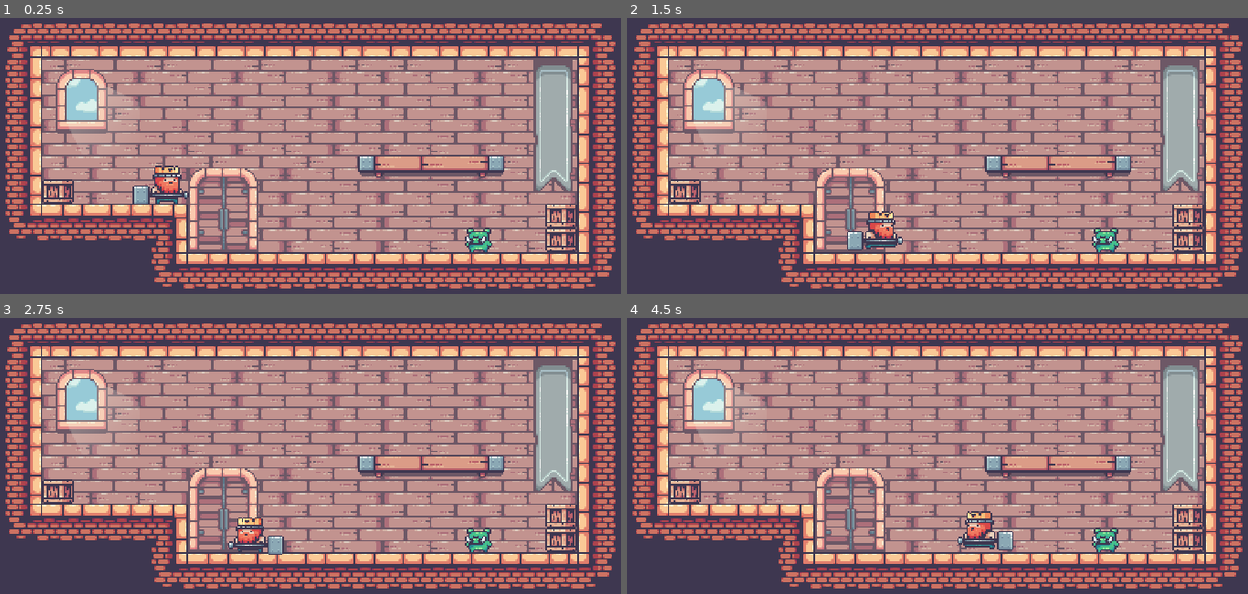
Above: before the commit, frames 1-4 (two rows, left to right).
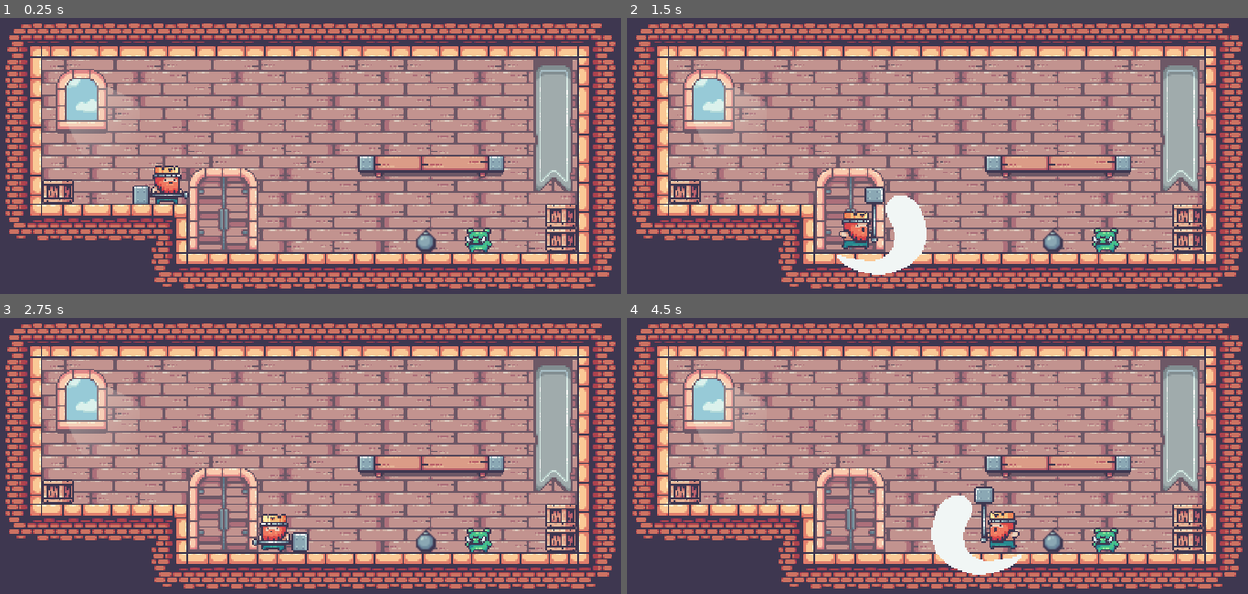
Above: after the commit, the same moments.

Repository: gracelungu/PlatformerGodot2D
Game: Godot game, scene res://Scenes/World.tscn
Same seed, same stepped clock (60 frames per second), same inputs: the game is played once before the commit and once after it.
Inputs:
- Up to frame 1 (0.25 s): no input
- Up to frame 2 (1.5 s): tap Enter at 0.5 s; hold D (move_right) from 0.53 s (still down); tap Q (attack) at 0.6, 1.35 s; tap W (jump) at 0.77 s
- Up to frame 3 (2.75 s): tap W (jump) at 1.52 s; release D (move_right) at 2.03 s; hold A (move_left) from 2.03 s (still down); tap Q (attack) at 2.1 s
- Up to frame 4 (4.5 s): release A (move_left) at 2.78 s; hold D (move_right) 2.78-4.28 s; tap Q (attack) at 2.85, 3.6, 4.35 s; tap W (jump) at 3.02, 3.77 s; hold A (move_left) from 4.28 s (still down)

The runs differ from the first frame. In frame 1, 0.2% of the frame differs, in the area x 66-71%, y 76-85%; in frame 2, 3.1%, in the area x 33-71%, y 61-94%; in frame 3, 1.5%; in frame 4, 3.1%.

Commit message:
add bomb

Diff:
--- /dev/null
+++ b/Scenes/Bomb.tscn
@@ -0,0 +1,53 @@
+[gd_scene load_steps=12 format=2]
+
+[ext_resource path="res://Assets/Bomb/Boom/tile004.png" type="Texture" id=1]
+[ext_resource path="res://Assets/Bomb/Boom/tile005.png" type="Texture" id=2]
+[ext_resource path="res://Assets/Bomb/Bomb Off.png" type="Texture" id=3]
+[ext_resource path="res://Assets/Bomb/Boom/tile000.png" type="Texture" id=4]
+[ext_resource path="res://Assets/Bomb/Boom/tile001.png" type="Texture" id=5]
+[ext_resource path="res://Assets/Bomb/Boom/tile003.png" type="Texture" id=6]
+[ext_resource path="res://Assets/Bomb/Boom/tile002.png" type="Texture" id=7]
+[ext_resource path="res://src/Bomb.gd" type="Script" id=8]
+
+[sub_resource type="SpriteFrames" id=2]
+animations = [ {
+"frames": [ ExtResource( 4 ), ExtResource( 5 ), ExtResource( 7 ), ExtResource( 6 ), ExtResource( 1 ), ExtResource( 2 ) ],
+"loop": false,
+"name": "Explosion",
+"speed": 10.0
+}, {
+"frames": [ ExtResource( 3 ) ],
+"loop": false,
+"name": "Idle",
+"speed": 1.0
+} ]
+
+[sub_resource type="CircleShape2D" id=1]
+radius = 5.0
+
+[sub_resource type="CircleShape2D" id=3]
+radius = 6.0
+
+[node name="Bomb" type="KinematicBody2D"]
+script = ExtResource( 8 )
+
+[node name="Timer" type="Timer" parent="."]
+
+[node name="AnimatedSprite" type="AnimatedSprite" parent="."]
+position = Vector2( 0, -28 )
+frames = SubResource( 2 )
+animation = "Idle"
+playing = true
+
+[node name="CollisionShape2D" type="CollisionShape2D" parent="."]
+position = Vector2( 1, -23 )
+shape = SubResource( 1 )
+
+[node name="Area2D" type="Area2D" parent="."]
+
+[node name="CollisionShape2D" type="CollisionShape2D" parent="Area2D"]
+modulate = Color( 0.556863, 0.14902, 0.14902, 1 )
+position = Vector2( 1, -23 )
+shape = SubResource( 3 )
+[connection signal="timeout" from="Timer" to="." method="_on_Timer_timeout"]
+[connection signal="body_entered" from="Area2D" to="." method="_on_bomb_entered"]
--- a/Scenes/Pig.tscn
+++ b/Scenes/Pig.tscn
@@ -35,30 +35,30 @@
 "name": "Run",
 "speed": 12.0
 }, {
-"frames": [ ExtResource( 25 ), ExtResource( 15 ), ExtResource( 4 ), ExtResource( 5 ), ExtResource( 3 ), ExtResource( 7 ), ExtResource( 1 ), ExtResource( 24 ), ExtResource( 14 ), ExtResource( 6 ), ExtResource( 8 ) ],
-"loop": true,
-"name": "Idle",
-"speed": 10.0
+"frames": [ ExtResource( 17 ), ExtResource( 20 ), ExtResource( 12 ), ExtResource( 26 ), ExtResource( 16 ) ],
+"loop": false,
+"name": "Attack",
+"speed": 12.0
 }, {
 "frames": [ ExtResource( 13 ), ExtResource( 9 ), ExtResource( 18 ), ExtResource( 19 ) ],
 "loop": true,
 "name": "Dead",
 "speed": 4.0
 }, {
-"frames": [ ExtResource( 17 ), ExtResource( 20 ), ExtResource( 12 ), ExtResource( 26 ), ExtResource( 16 ) ],
+"frames": [ ExtResource( 25 ), ExtResource( 15 ), ExtResource( 4 ), ExtResource( 5 ), ExtResource( 3 ), ExtResource( 7 ), ExtResource( 1 ), ExtResource( 24 ), ExtResource( 14 ), ExtResource( 6 ), ExtResource( 8 ) ],
 "loop": true,
-"name": "Attack",
-"speed": 12.0
+"name": "Idle",
+"speed": 10.0
 } ]
 
 [sub_resource type="RectangleShape2D" id=2]
-extents = Vector2( 7, 7 )
+extents = Vector2( 11, 7 )
 
 [sub_resource type="CircleShape2D" id=3]
 radius = 49.0102
 
 [sub_resource type="RectangleShape2D" id=4]
-extents = Vector2( 9, 6 )
+extents = Vector2( 12, 6 )
 
 [sub_resource type="RectangleShape2D" id=5]
 extents = Vector2( 6, 3 )
@@ -76,7 +76,7 @@
 
 [node name="CollisionShape2D" type="CollisionShape2D" parent="."]
 modulate = Color( 0.572549, 0.160784, 0.160784, 1 )
-position = Vector2( 4, -7 )
+position = Vector2( 0, -7 )
 shape = SubResource( 2 )
 
 [node name="PlayerDetector" type="Area2D" parent="."]
@@ -92,7 +92,7 @@
 collision_layer = 0
 
 [node name="CollisionShape2D" type="CollisionShape2D" parent="PlayerHitDetector"]
-position = Vector2( 2, -7 )
+position = Vector2( -2, -7 )
 shape = SubResource( 4 )
 
 [node name="PlayerTopHitDetector" type="Area2D" parent="."]
--- a/Scenes/World.tscn
+++ b/Scenes/World.tscn
@@ -7,6 +7,7 @@
 [ext_resource path="res://Assets/Stuffs/Idle.png" type="Texture" id=5]
 [ext_resource path="res://Scenes/Player.tscn" type="PackedScene" id=6]
 [ext_resource path="res://src/Global.gd" type="Script" id=7]
+[ext_resource path="res://Scenes/Bomb.tscn" type="PackedScene" id=8]
 
 [sub_resource type="TileSet" id=1]
 0/name = "Terrain (32x32).png 0"
@@ -414,4 +415,7 @@
 [node name="Player" parent="." instance=ExtResource( 6 )]
 position = Vector2( 98, 123 )
 
+[node name="Bomb" parent="." instance=ExtResource( 8 )]
+position = Vector2( 267.979, 161.044 )
+
 [editable path="Player"]
--- /dev/null
+++ b/src/Bomb.gd
@@ -0,0 +1,21 @@
+extends KinematicBody2D
+
+onready var animatedSprite = $AnimatedSprite
+
+onready var timer = $Timer
+
+signal explode(body)
+
+func set_timer():
+	timer.set_wait_time(.8)
+	timer.start()
+
+func _on_bomb_entered(body):
+	if body.name == "Player" or body.name == "Pig":
+		animatedSprite.play("Explosion")
+		emit_signal("explode", body)
+
+		set_timer()
+
+func _on_Timer_timeout():
+	queue_free()
--- a/src/Global.gd
+++ b/src/Global.gd
@@ -2,3 +2,5 @@
 
 func _ready():
 	$Player.connect("attack", $Pig, "_on_pig_hit")
+	$Bomb.connect("explode", $Player, "_on_entered_bomb")
+	$Bomb.connect("explode", $Pig, "_on_entered_bomb")
--- a/src/Pig.gd
+++ b/src/Pig.gd
@@ -63,9 +63,15 @@
 	if not in_body and not player_hit:
 		animatedSprite.play("Idle")
 
-func _on_pig_hit(body):
+func eliminate_current_pig(body):
 	if body.name == "Pig":
 		queue_free()
+
+func _on_pig_hit(body):
+	eliminate_current_pig(body)
+
+func _on_entered_bomb(body):
+	eliminate_current_pig(body)
 
 func _physics_process(delta):
 	move_and_slide(motion)
--- a/src/Player.gd
+++ b/src/Player.gd
@@ -24,7 +24,7 @@
 func move_right_and_left(delta):
 	x_input = Input.get_action_strength("move_right") - Input.get_action_strength("move_left")
 
-	if x_input != 0 and not dead:
+	if x_input != 0 and attackTimer == 0 and not dead:
 		motion.x += x_input * ACCELERATION * delta
 		motion.x = clamp(motion.x, -MAX_SPEED, MAX_SPEED)
 		animatedSprite.flip_h = x_input < 0
@@ -63,13 +63,16 @@
 func apply_motion():
 	motion = move_and_slide(motion, Vector2.UP)
 
+func set_deaf_timer():
+	dead = true
+	animatedSprite.play("Dead")
+
+	deafTimer.set_wait_time(1)
+	deafTimer.start()
+
 func _on_pig_detector_entered(body):
 	if body.name == "Pig":
-		dead = true
-		animatedSprite.play("Dead")
-
-		deafTimer.set_wait_time(1)
-		deafTimer.start()
+		set_deaf_timer()
 
 func _on_EnemyHit_detector_entered(body):
 	if body.name == "Pig":
@@ -81,8 +84,11 @@
 
 func handle_hit_enemy():
 	if attack_ready and Input.is_action_just_pressed("attack"):
-		print("=========== TRIGGER")
 		emit_signal("attack", body_to_hit)
+
+func _on_entered_bomb(body):
+	if body.name == "Player":
+		set_deaf_timer()
 
 func _on_deafTimer_timeout():
 	get_tree().reload_current_scene()
Binary file added: Assets/Bomb/Bomb Off.png
Binary file added: Assets/Bomb/Boom/tile000.png
Binary file added: Assets/Bomb/Boom/tile001.png
Binary file added: Assets/Bomb/Boom/tile002.png
Binary file added: Assets/Bomb/Boom/tile003.png
Binary file added: Assets/Bomb/Boom/tile004.png
Binary file added: Assets/Bomb/Boom/tile005.png
Not shown: 1 places in Scenes/World.tscn that only renumber resources
Not shown, changed: .DS_Store
Not shown, changed: Assets/.DS_Store
Not shown, added: Assets/Bomb/.DS_Store
Not shown, added: Scenes/.DS_Store
